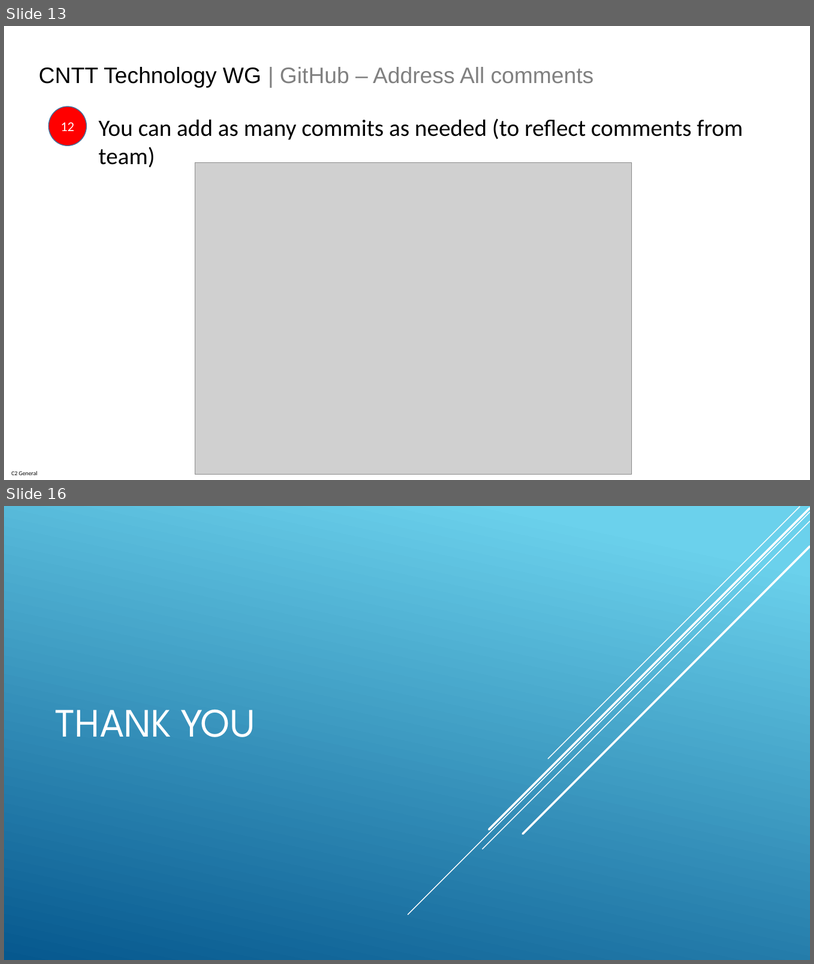
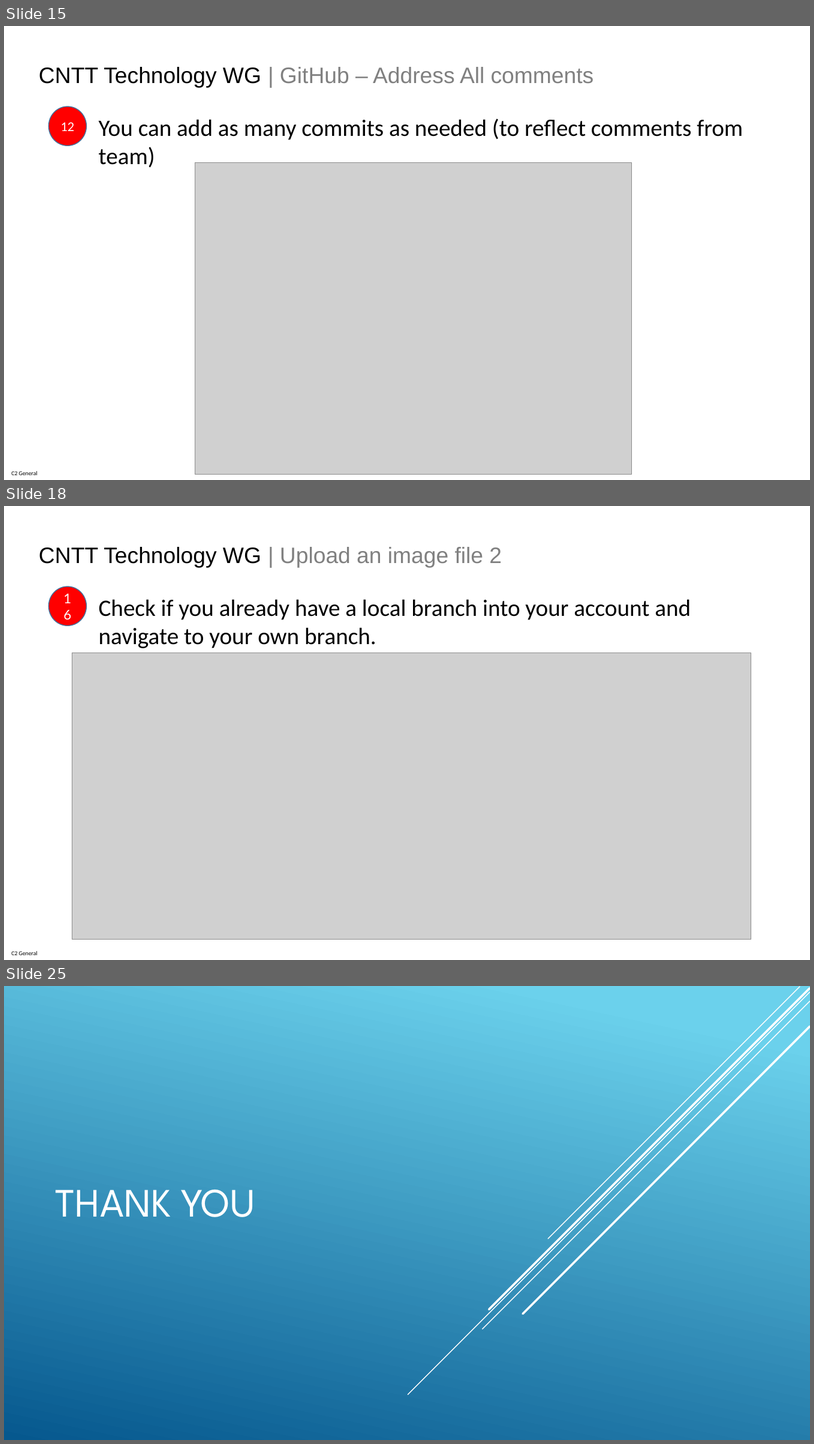
Before and after one commit to anuket-project/anuket-specifications, a slide deck: artifacts/CNTT_GitHub_Technical_WG_Process.pptx. Shown one above the other, each under a label of ours: slides 13 and 16 before the commit, slides 15, 18 and 25 after it; the slides between them are not shown. The pictures are 814x964 and 814x1444 pixels, drawn with LibreOffice and Linux fonts; fonts in the diff are those of the drawing; grey boxes stand for pictures. Boxes give left, top, right and bottom in pixels: in the first picture for what was removed or moved away, otherwise in the second. Text is boxed around its words. In the diff, an @@ line names an element or a change of style, - is before the commit and + after.

```diff
--- a/artifacts/CNTT_GitHub_Technical_WG_Process.pptx
+++ b/artifacts/CNTT_GitHub_Technical_WG_Process.pptx
@@ slide 18 added at (x1=4, y1=506, x2=810, y2=960), background #FFFFFF; not listed: 1 template element that a slide beside it also shows @@
@@ text added at (x1=39, y1=547, x2=502, y2=568), 26.7 pt, text #808080 @@
+CNTT Technology WG | Upload an image file 2
@@ ellipse added at (x1=49, y1=586, x2=86, y2=626), fill #FF0000, outline #43739E 1 pt, 16 pt, text #FFFFFF @@
+16
@@ text added at (x1=99, y1=599, x2=691, y2=648), 28 pt, text #000000 @@
+Check if you already have a local branch into your account and navigate to your own branch.
@@ picture added at (x1=72, y1=653, x2=752, y2=939) @@
@@ what was slide 13 is now slide 15 @@
@@ what was slide 16 is now slide 25 @@
```
Also in this commit, not shown: 2 slides changed, 8 other slides added.
